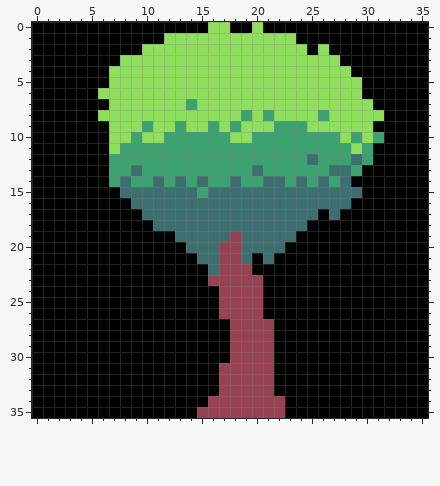
Two versions of one pixel-art sprite, images/maps/tree!36x36.png. That is the earlier state.
The file is 36x36 pixels.
New version:
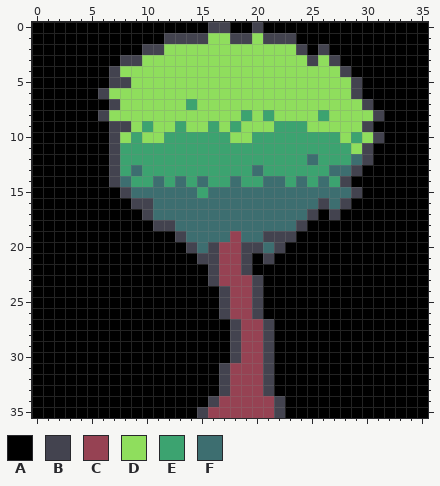
Palette (. is transparent): A #000000  B #43434f  C #964253  D #8fde5d  E #3ca370  F #3d6e70
The edit:
Colour C gives way to colour B in row 22 at x 19; in row 23 at x 16 and 20; in rows 24 to 26 at x 17 and 20; in rows 27 to 30 at x 18 and 21; in rows 31 to 33 at x 17 and 21; in row 34 at x 16 and 22.
Colour C gives way to colour B in row 35 at x 15 and 22.
Colour D gives way to colour B in row 0 at x 16 to 17 and 20; in row 1 at x 12 to 15, 18 to 19 and 21 to 23; in row 2 at x 10 to 11, 24 and 26; in row 3 at x 8 to 9, 25 and 27; in row 4 at x 7 and 28; in row 5 at x 7 to 8 and 29.
Colour D gives way to colour B in row 6 at x 6 and 29; in row 7 at x 7 and 30; in row 8 at x 6 and 31; in row 9 at x 7 to 8 and 30; in rows 10 to 11 at x 7.
Colour E gives way to colour B in row 10 at x 31; in row 11 at x 30; in row 12 at x 7 and 30; in row 13 at x 7 and 29; in row 14 at x 7.
Colour F gives way to colour B in row 14 at x 28; in row 15 at x 8 and 29; in row 16 at x 9 to 10, 26 and 28; in row 17 at x 10, 25 and 27; in row 18 at x 11 to 12 and 24; in row 19 at x 13 and 21 to 23.
Colour F gives way to colour B in row 20 at x 14, 16, 19 to 20 and 22; in row 21 at x 15 to 16, 19 and 21; in row 22 at x 16.
Boxes around the changes in both pictures, in picture pixels (x1, y1, x2, y2):
changed: (98, 22, 384, 418)
